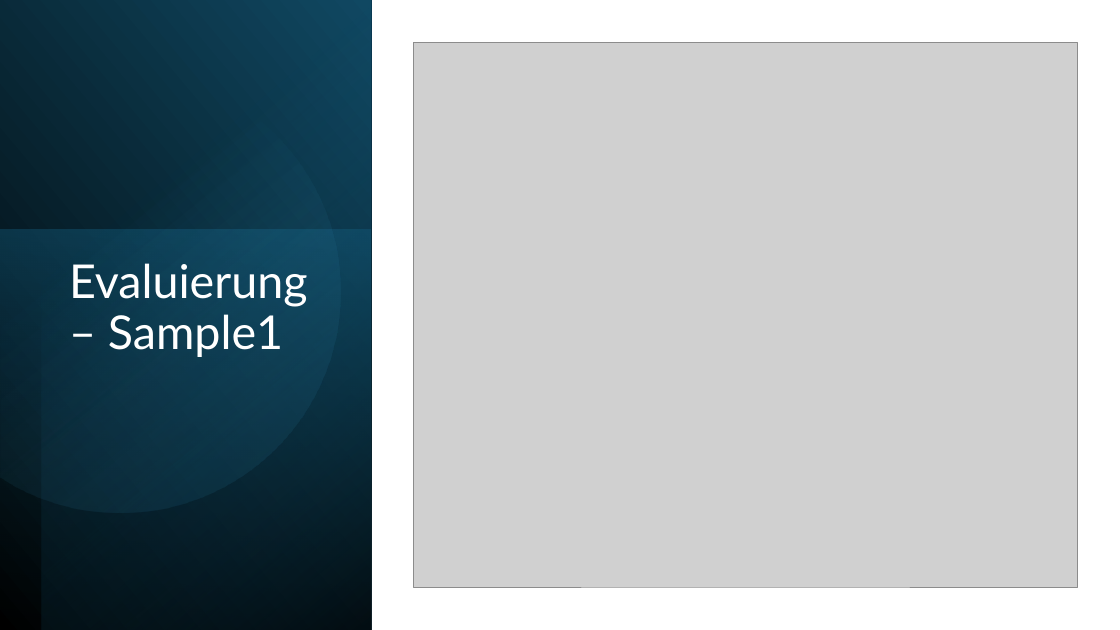
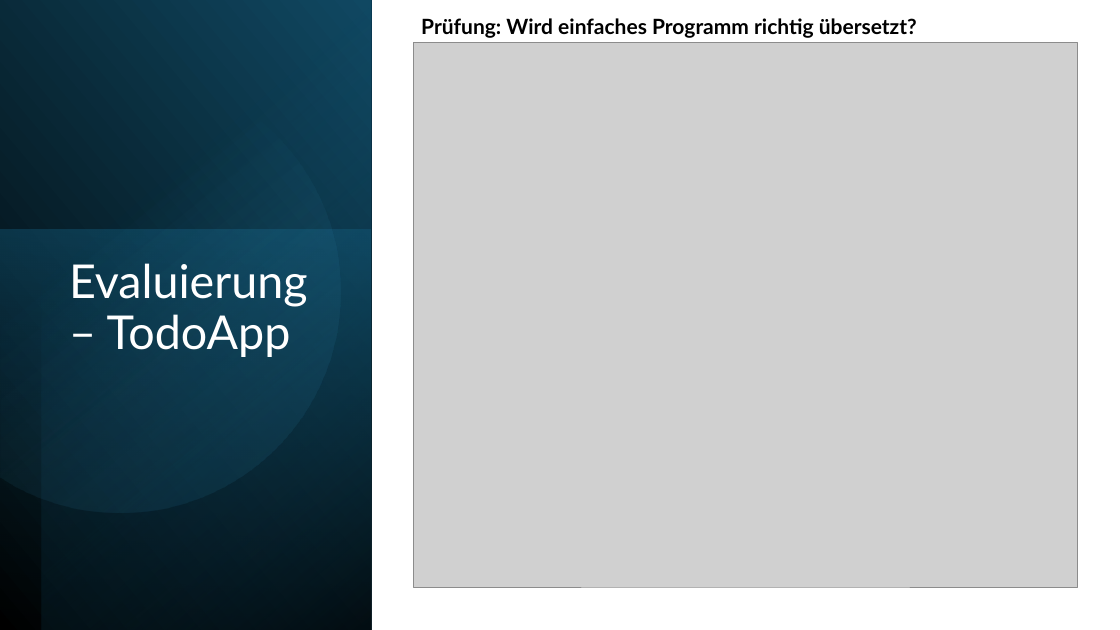
Before and after one commit to kis4-2026ss/projekt-g1-dorninger-pallinger, a slide deck: slide 26 of AI-Assisted Java Legacy Migration.pptx. Drawn at 1120x630 pixels with LibreOffice and Linux fonts; fonts in the diff are those of the drawing; grey boxes stand for pictures. Boxes give left, top, right and bottom in pixels: in the first picture for what was removed or moved away, otherwise in the second. Text is boxed around its words. In the diff, an @@ line names an element or a change of style, - is before the commit and + after.

```diff
--- a/AI-Assisted Java Legacy Migration.pptx
+++ b/AI-Assisted Java Legacy Migration.pptx
@@ text added at (421,18,917,38), 18 pt, text #000000, bold @@
+Prüfung: Wird einfaches Programm richtig übersetzt?
@@ title at (69,263,308,357): text changed @@
-Evaluierung – Sample1
+Evaluierung – TodoApp
```
Also in this commit, not shown: 15 other slides changed, 2 slides added.
